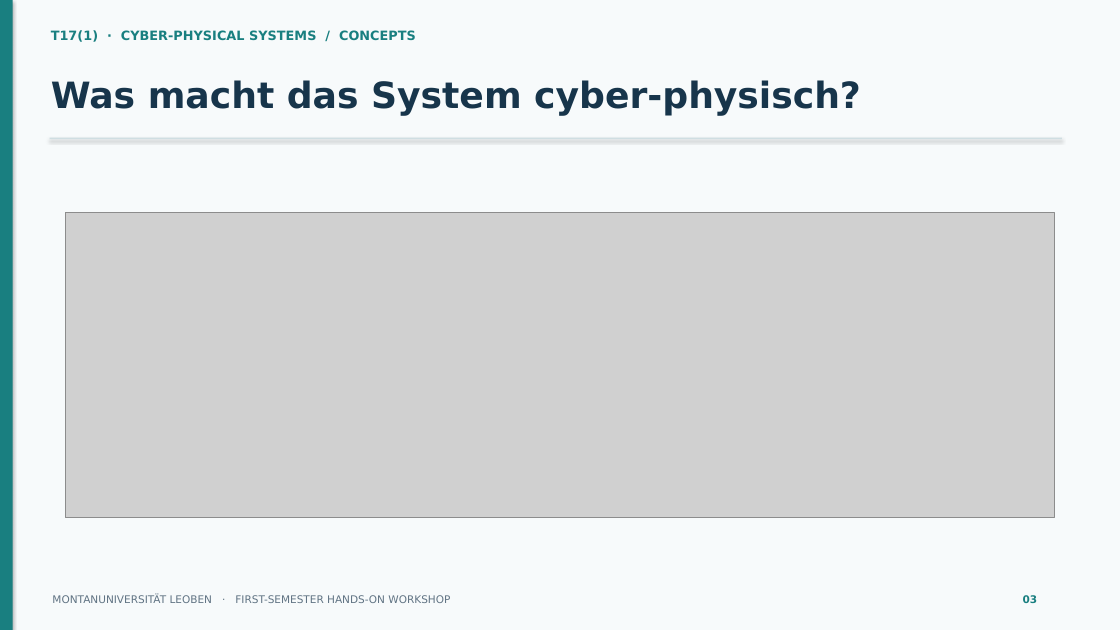
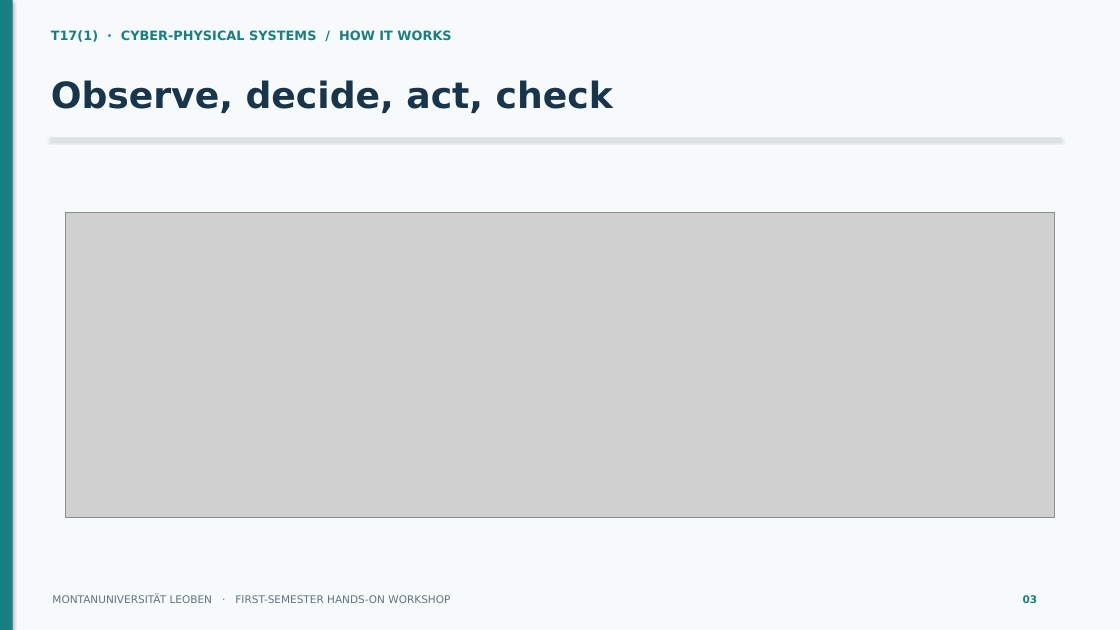
Before and after one commit to mul-cps/teaching-exciting-science-2026, a slide deck: slide 3 of docs/workshop-slides.pptx. Drawn at 1120x630 pixels with LibreOffice and Linux fonts; fonts in the diff are those of the drawing; grey boxes stand for pictures. Boxes give left, top, right and bottom in pixels: in the first picture for what was removed or moved away, otherwise in the second. Text is boxed around its words. In the diff, an @@ line names an element or a change of style, - is before the commit and + after.

Commit message:
Prepare four-hour sorting workshop materials and offline student handout

```diff
--- a/docs/workshop-slides.pptx
+++ b/docs/workshop-slides.pptx
@@ text at (51, 30, 451, 42): text changed @@
-T17(1) · CYBER-PHYSICAL SYSTEMS / CONCEPTS
+T17(1) · CYBER-PHYSICAL SYSTEMS / HOW IT WORKS
@@ text at (51, 80, 613, 113): text changed @@
-Was macht das System cyber-physisch?
+Observe, decide, act, check
```
Also in this commit, not shown: 7 other slides changed, 12 slides removed, 17 other files.
